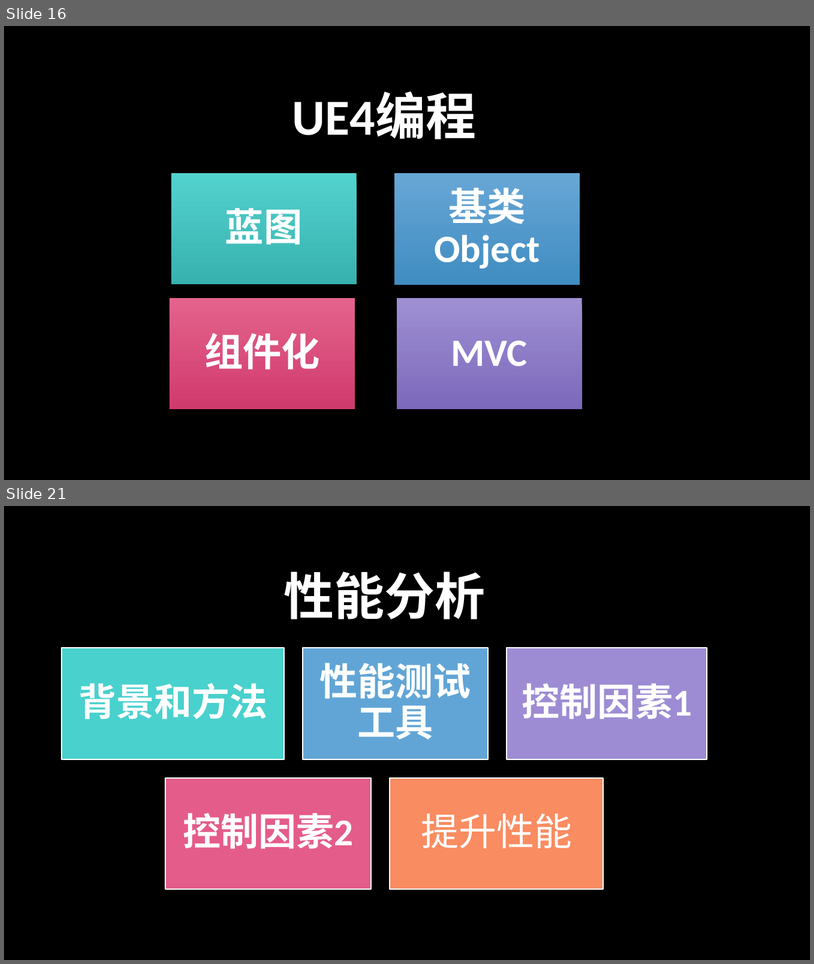
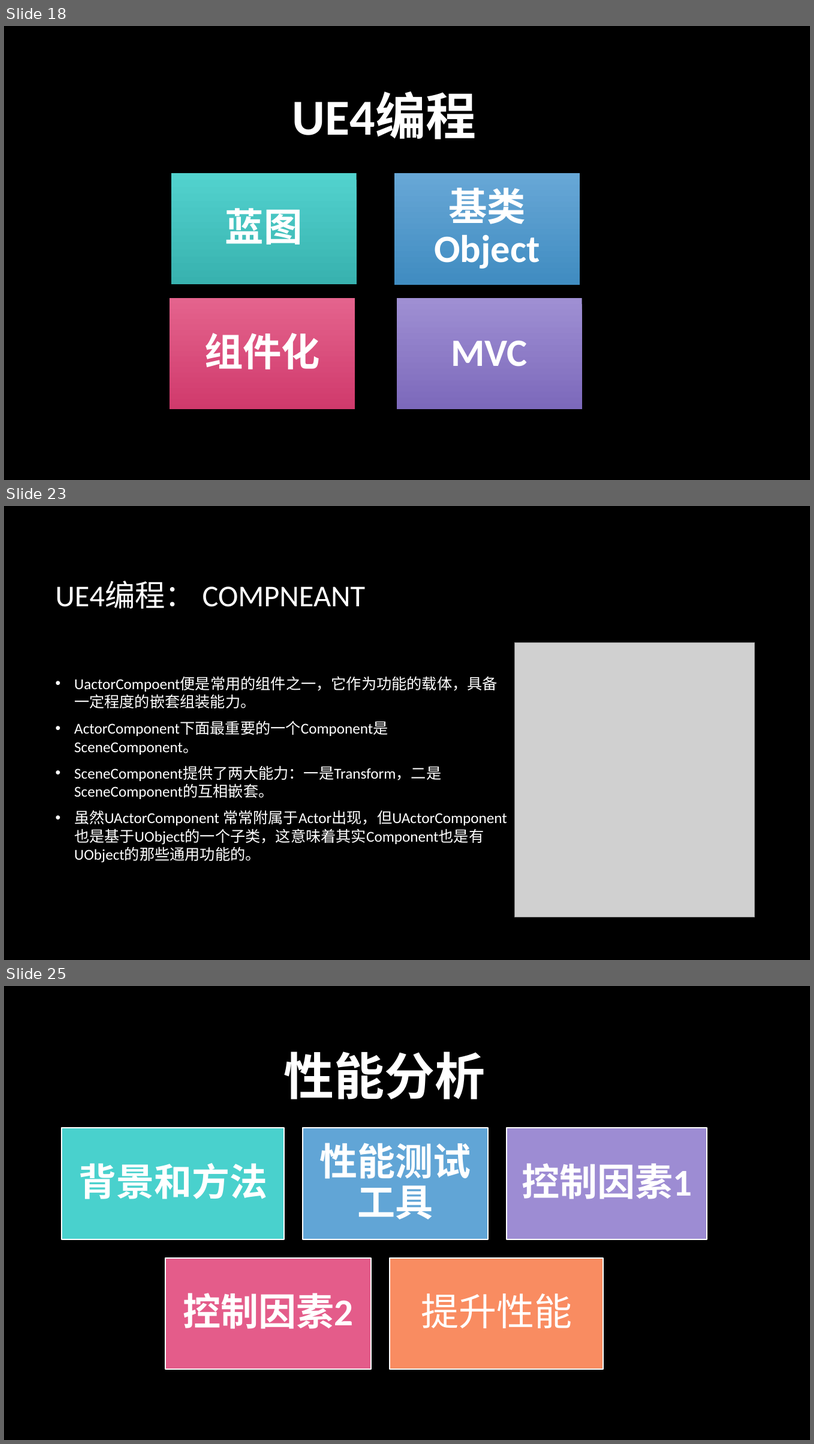
Before and after one commit to BattalionCommander/UE4_C-_Notes, a slide deck: Unreal engine 4.pptx. Shown one above the other, each under a label of ours: slides 16 and 21 before the commit, slides 18, 23 and 25 after it; the slides between them are not shown. The pictures are 814x964 and 814x1444 pixels, drawn with LibreOffice and Linux fonts; fonts in the diff are those of the drawing; grey boxes stand for pictures; background and template pictures are left out. Boxes give left, top, right and bottom in pixels: in the first picture for what was removed or moved away, otherwise in the second. Text is boxed around its words. In the diff, an @@ line names an element or a change of style, - is before the commit and + after.

```diff
--- a/Unreal engine 4.pptx
+++ b/Unreal engine 4.pptx
@@ slide 23 added at [4, 506, 810, 960], background picture (left out) @@
@@ title added at [56, 582, 366, 609], 36 pt, text #FFFFFF @@
+UE4编程： COMPNEANT
@@ picture added at [515, 643, 755, 917] @@
@@ text added at [74, 676, 507, 862], 18 pt, text #FFFFFF @@
+• UactorCompoent便是常用的组件之一，它作为功能的载体，具备一定程度的嵌套组装能力。
+• ActorComponent下面最重要的一个Component是SceneComponent。
+• SceneComponent提供了两大能力：一是Transform，二是SceneComponent的互相嵌套。
+• 虽然UActorComponent 常常附属于Actor出现，但UActorComponent也是基于UObject的一个子类，这意味着其实Component也是有UObject的那些通用功能的。
@@ what was slide 16 is now slide 18 @@
@@ what was slide 21 is now slide 25 @@
```
Also in this commit, not shown: 13 slides changed, 3 other slides added, 2 other files.
